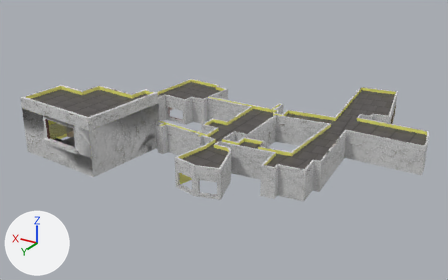
The FBX model Assets/models/School walls.fbx, before and after one commit.
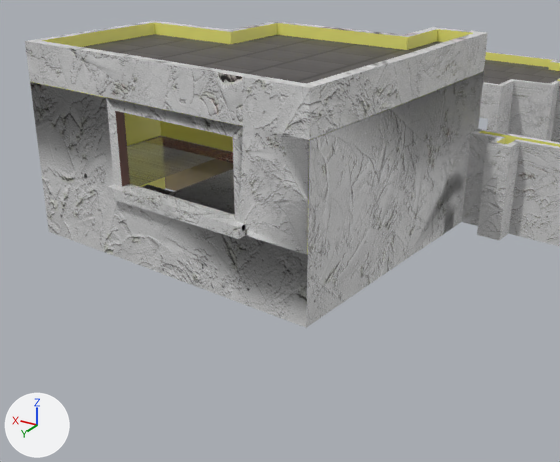
Old and new are each drawn whole from a camera (50 mm lens) standing at (-3.41, 6.03, 3.48) and looking at (0.24, -0.04, 0.44) and again close up from a camera (50 mm lens) standing at (0.07, 3.2, 1.52) and looking at (1.25, 1.22, 0.54). The lights are fixed; the arrows at lower left show +X, +Y and +Z. The last two pictures show the newer version. Where no turn or scale is listed for an object, it has been applied to the vertices. Vertices at exactly the same position are counted once.

In view in the first close-up: 'School'.
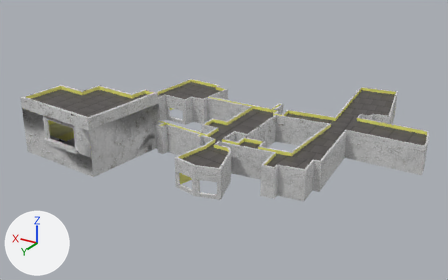
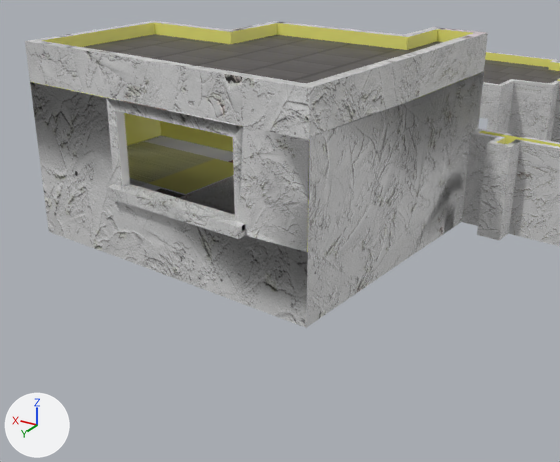
What differs and where, as boxes [x1, y1, x2, y2] in the close-ups (560 x 462 px; the box of a moved part takes in the faces that stretch with it):
part 1 of me_plane, moved or reshaped
    before: [114, 98, 419, 328]
    after: [47, 71, 484, 328]
part 2 of me_plane, recoloured
    both: [25, 21, 560, 327]

The change in detail:
me_plane has 2249 vertices, 1884 faces and spans x -2.1..2.15, y -2.12..1.5, z 0.39..1.08.
me_plane is used by ob_school; location (0.0, 0.0, 0.0).
Verts and faces of me_plane; kept vertices keep their numbers, new ones are numbered from 2249.
Before the commit, vertices of me_plane: 981 (1.0, 1.5, 0.62) at pixel (307, 254), 1374 (1.0, 1.49, 0.95) at pixel (309, 140), 2241 (1.0, 1.49, 0.62) at pixel (308, 254), 2242 (1.0, 1.49, 0.95) at pixel (310, 139).
Part 1, on me_plane:
Vertex 981 moves to (1.0, 1.5, 0.63), pixel (307, 252).
Vertex 2241 moves to (1.0, 1.49, 0.63), pixel (308, 251).
Vertex 1374 moves to (1.0, 1.49, 0.95), pixel (309, 137).
Vertex 2242 moves to (1.0, 1.49, 0.95), pixel (310, 137).
me_plane part 2: 1350 faces spanning x -2.1..2.15, y -2.12..1.5, z 0.39..1.08 switch from mat_material_001 (picture img_school_texture_png) to mat_material_003 (picture img_school_texture_final_jpg).
